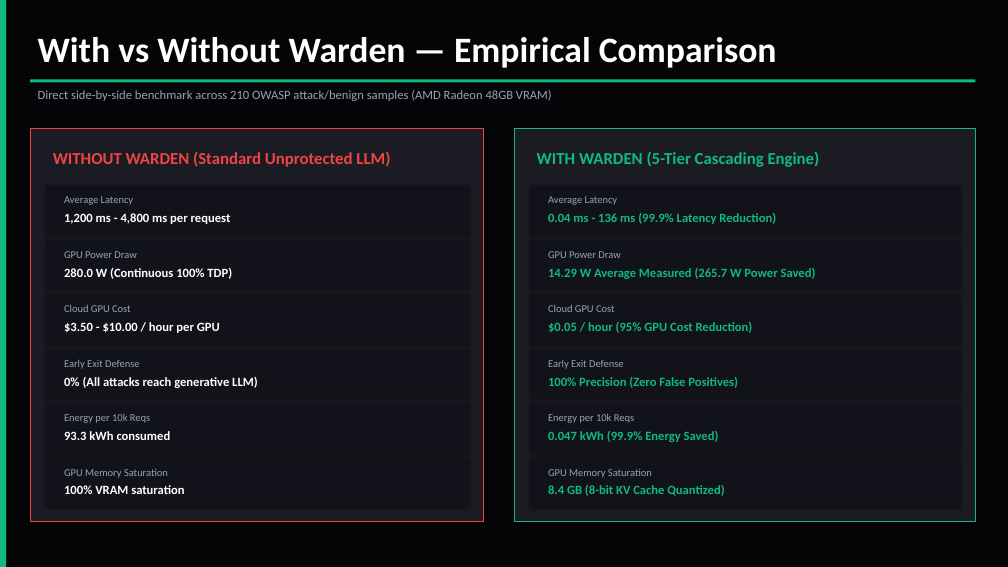
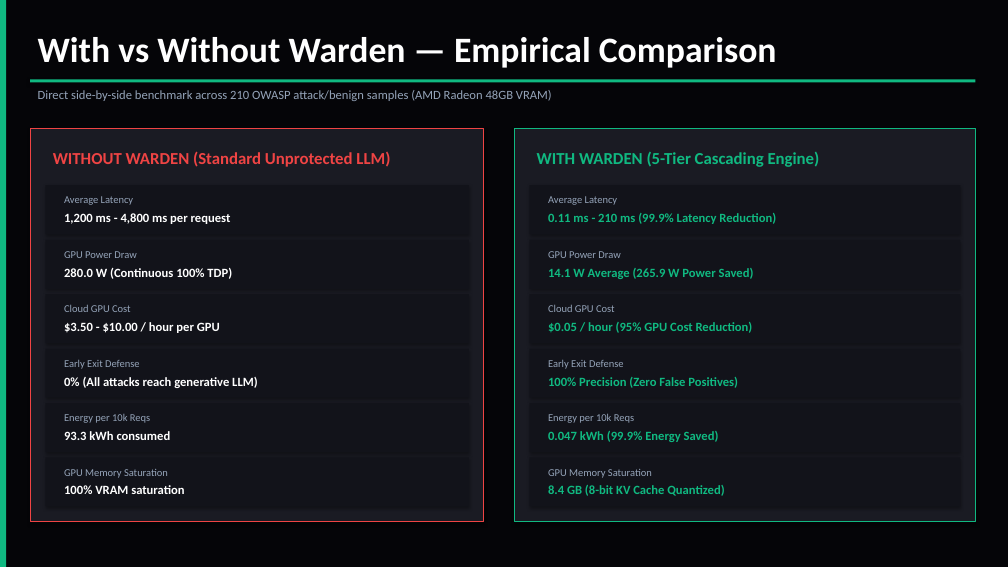
Before and after one commit to AmanTShekar/warden, a slide deck: slide 6 of enterprise_presentation/warden.pptx. Drawn at 1008x567 pixels with LibreOffice and Linux fonts; fonts in the diff are those of the drawing. Boxes give left, top, right and bottom in pixels: in the first picture for what was removed or moved away, otherwise in the second. Text is boxed around its words. In the diff, an @@ line names an element or a change of style, - is before the commit and + after.

```diff
--- a/enterprise_presentation/warden.pptx
+++ b/enterprise_presentation/warden.pptx
@@ text at [548, 213, 776, 224]: text changed @@
-0.04 ms - 136 ms (99.9% Latency Reduction)
+0.11 ms - 210 ms (99.9% Latency Reduction)
@@ text at [548, 268, 754, 279]: text changed @@
-14.29 W Average Measured (265.7 W Power Saved)
+14.1 W Average (265.9 W Power Saved)
```
Also in this commit, not shown: 4 other slides changed, 2 other files.
